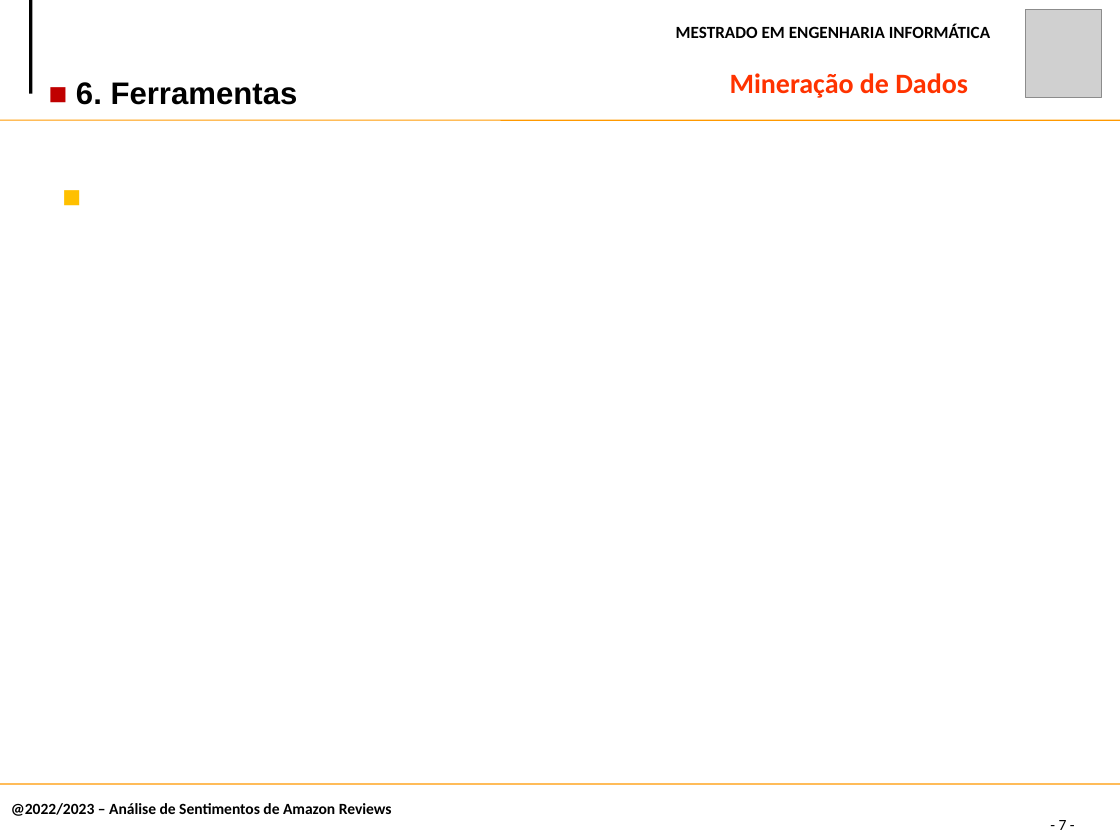
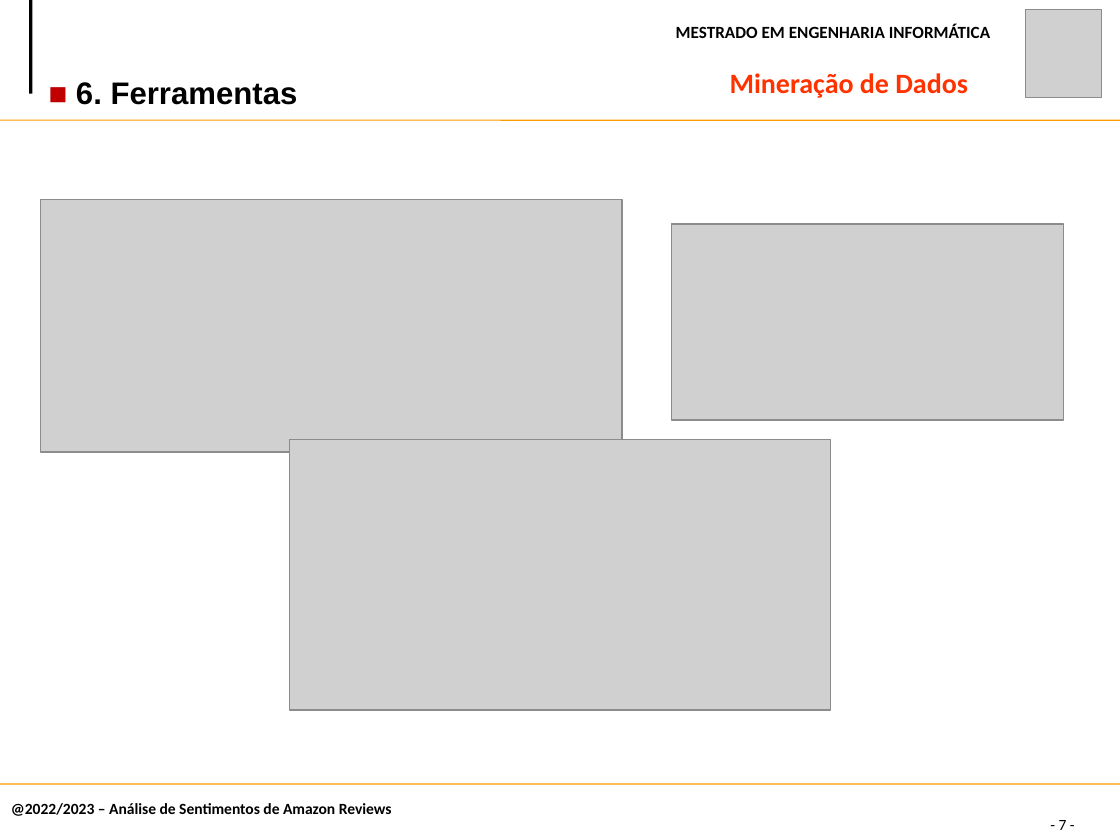
Before and after one commit to claudiadmr/MD-Projeto, a slide deck: slide 7 of Fase1/MD.pptx. Drawn at 1120x840 pixels with LibreOffice and Linux fonts; fonts in the diff are those of the drawing; grey boxes stand for pictures. Boxes give left, top, right and bottom in pixels: in the first picture for what was removed or moved away, otherwise in the second. Text is boxed around its words. In the diff, an @@ line names an element or a change of style, - is before the commit and + after.

```diff
--- a/Fase1/MD.pptx
+++ b/Fase1/MD.pptx
@@ text removed at bbox=[52, 133, 1068, 209] @@
-■
@@ picture added at bbox=[40, 200, 622, 452] @@
@@ picture added at bbox=[671, 224, 1063, 420] @@
@@ picture added at bbox=[289, 439, 830, 710] @@
```
Also in this commit, not shown: 3 other slides changed.
